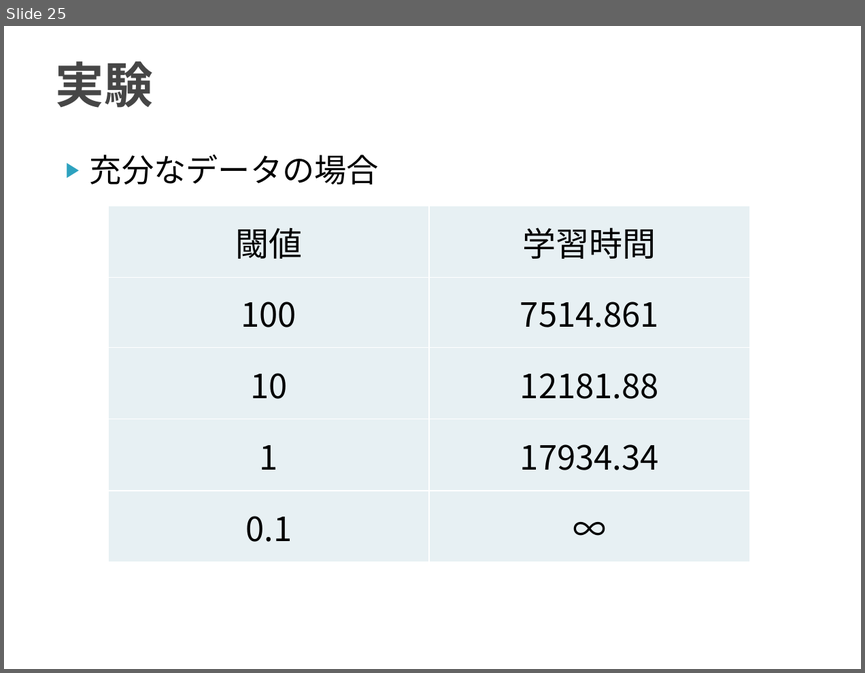
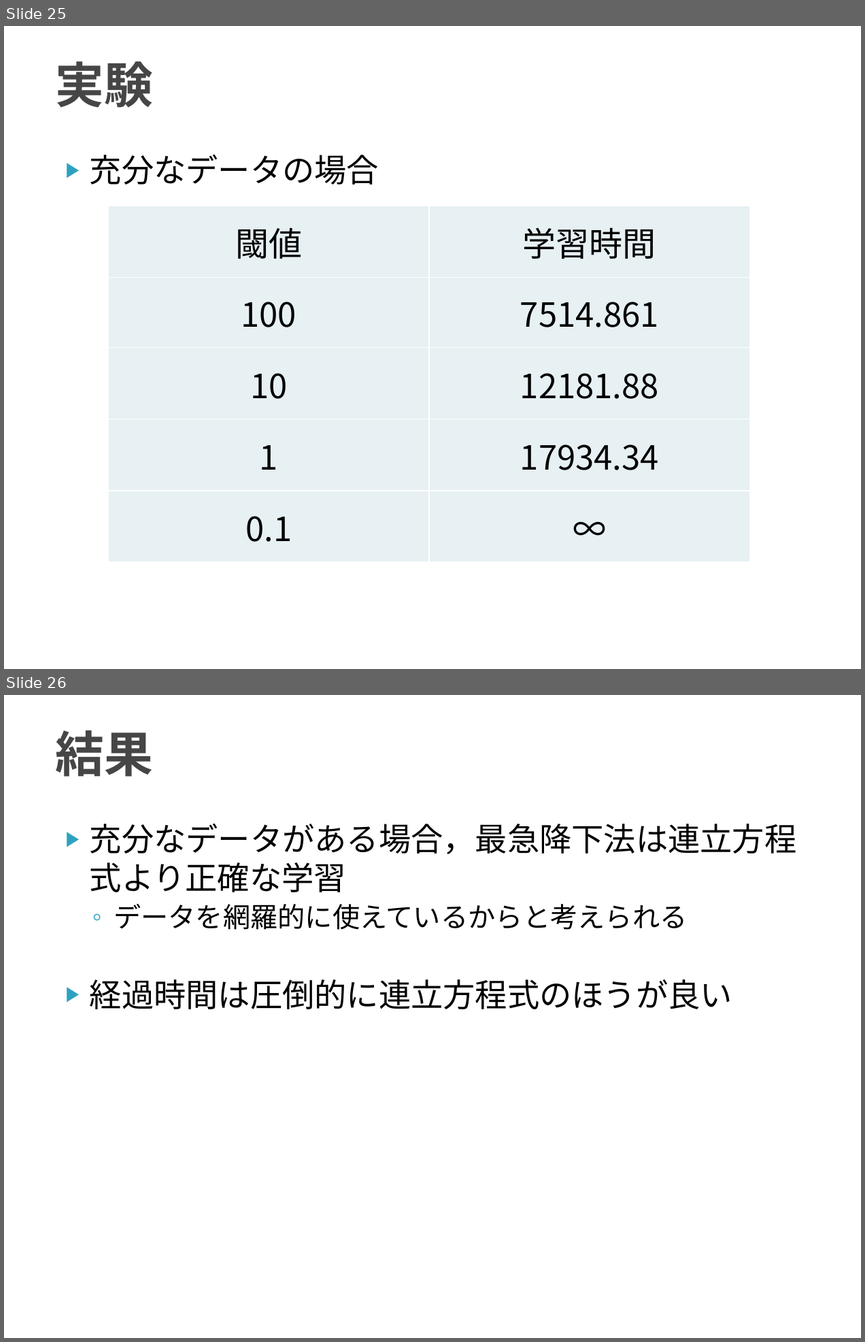
Before and after one commit to TetsuyaKomota/GitforEclipseTest, a slide deck: IntentionLearning_v2/slide/discussion2016.pptx. Shown one above the other, each under a label of ours: slide 25 before the commit, slides 25 and 26 after it. The pictures are 865x673 and 865x1342 pixels, drawn with LibreOffice and Linux fonts; fonts in the diff are those of the drawing. Boxes give left, top, right and bottom in pixels: in the first picture for what was removed or moved away, otherwise in the second. Text is boxed around its words. In the diff, an @@ line names an element or a change of style, - is before the commit and + after.

```diff
--- a/IntentionLearning_v2/slide/discussion2016.pptx
+++ b/IntentionLearning_v2/slide/discussion2016.pptx
@@ slide 26 added at box(4, 695, 861, 1338), background #FFFFFF @@
@@ title added at box(55, 730, 152, 777), 41 pt, text #464646, bold @@
+結果
@@ text added at box(90, 824, 797, 1009), 27 pt, text #000000 @@
+▶ 充分なデータがある場合，最急降下法は連立方程式より正確な学習
+  ◦ データを網羅的に使えているからと考えられる
+▶ 経過時間は圧倒的に連立方程式のほうが良い
```
Also in this commit, not shown: 1 other slide added.
